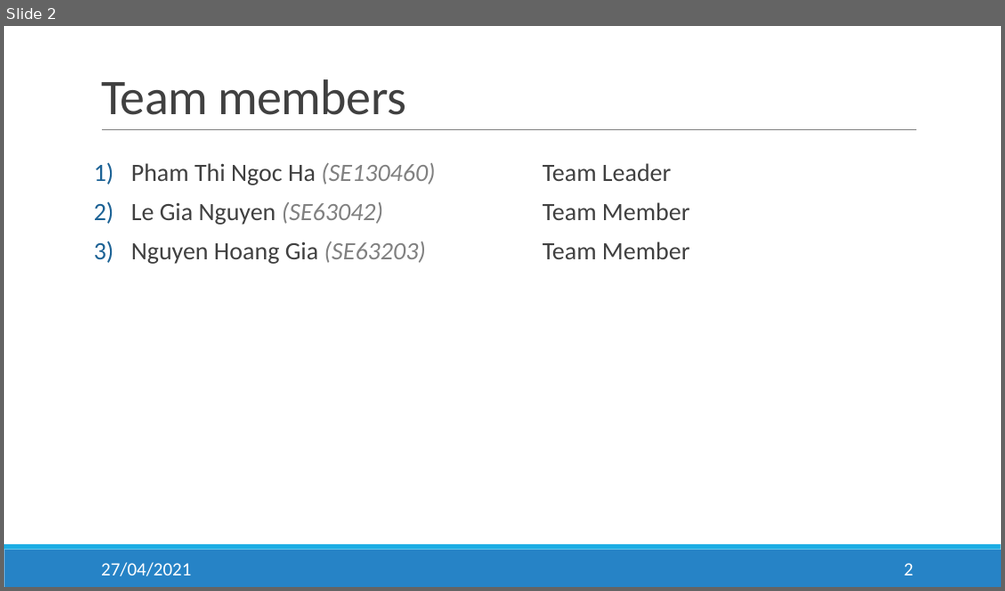
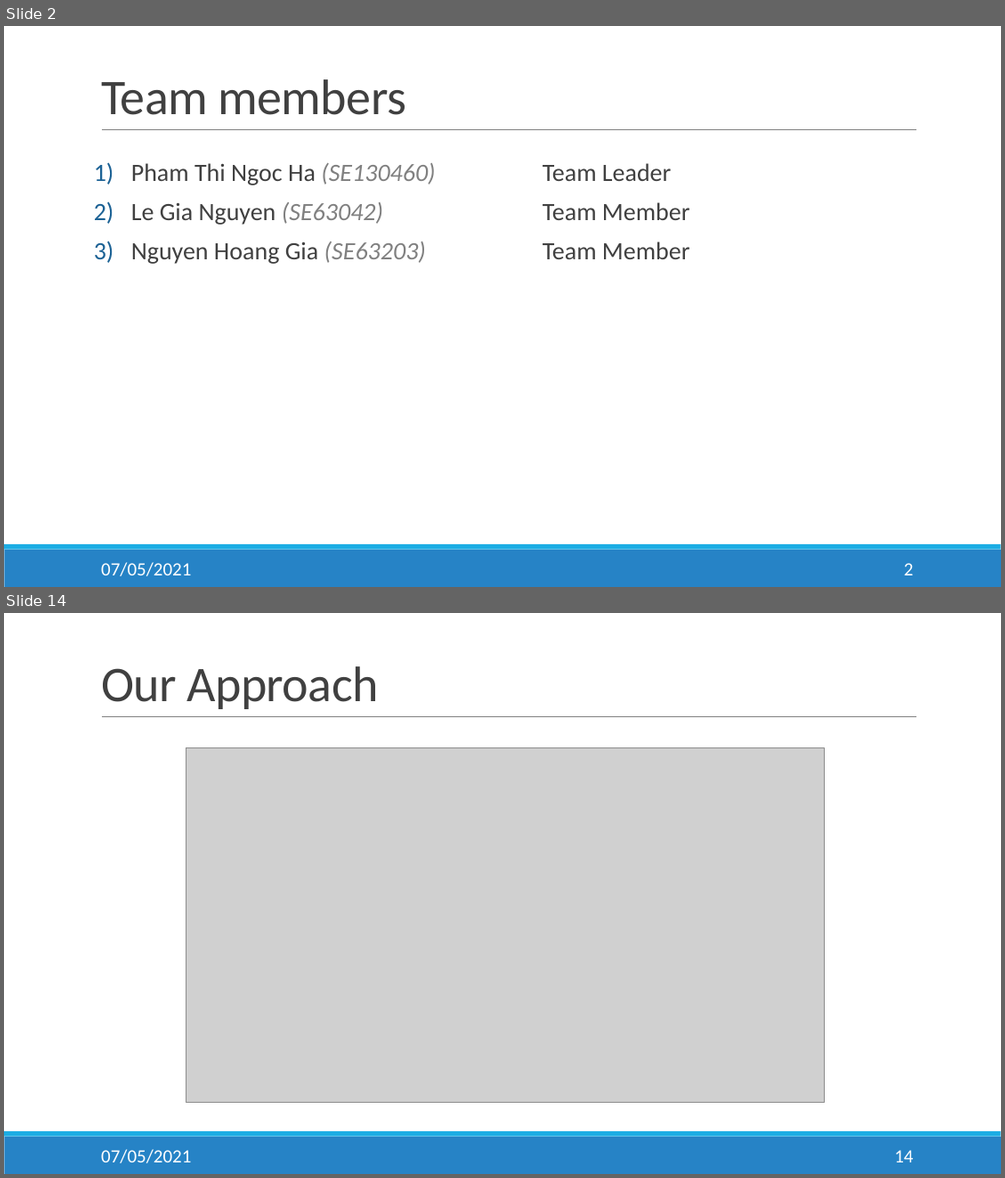
Before and after one commit to salesmgt/documentation, a slide deck: presentations/Slides.pptx. Shown one above the other, each under a label of ours: slide 2 before the commit, slides 2 and 14 after it; the slides between them are not shown. The pictures are 1005x591 and 1005x1178 pixels, drawn with LibreOffice and Linux fonts; fonts in the diff are those of the drawing; grey boxes stand for pictures. Boxes give left, top, right and bottom in pixels: in the first picture for what was removed or moved away, otherwise in the second. Text is boxed around its words. In the diff, an @@ line names an element or a change of style, - is before the commit and + after.

```diff
--- a/presentations/Slides.pptx
+++ b/presentations/Slides.pptx
@@ slide 14 added at bbox=[4, 613, 1001, 1174], background #FFFFFF; not listed: 3 template elements that a slide beside it also shows @@
@@ title added at bbox=[101, 666, 378, 709], 48 pt, text #404040 @@
+Our Approach
@@ picture added at bbox=[186, 748, 825, 1102] @@
@@ text added at bbox=[101, 1149, 191, 1163], 18 pt, text #FFFFFF @@
+07/05/2021
@@ page number added at bbox=[894, 1150, 913, 1162], 18 pt, text #FFFFFF @@
+14
@@ slide 2 changed as well @@
@@ text at bbox=[101, 562, 191, 576]: text changed @@
-27/04/2021
+07/05/2021
```
Also in this commit, not shown: 14 other slides changed, 14 other slides added, 3 slides removed, 1 other file.
